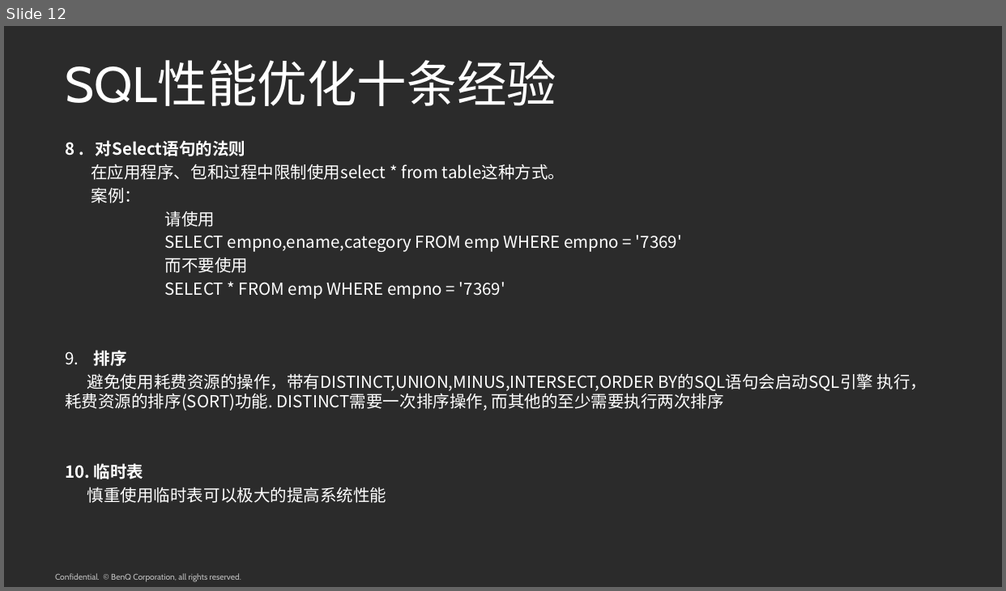
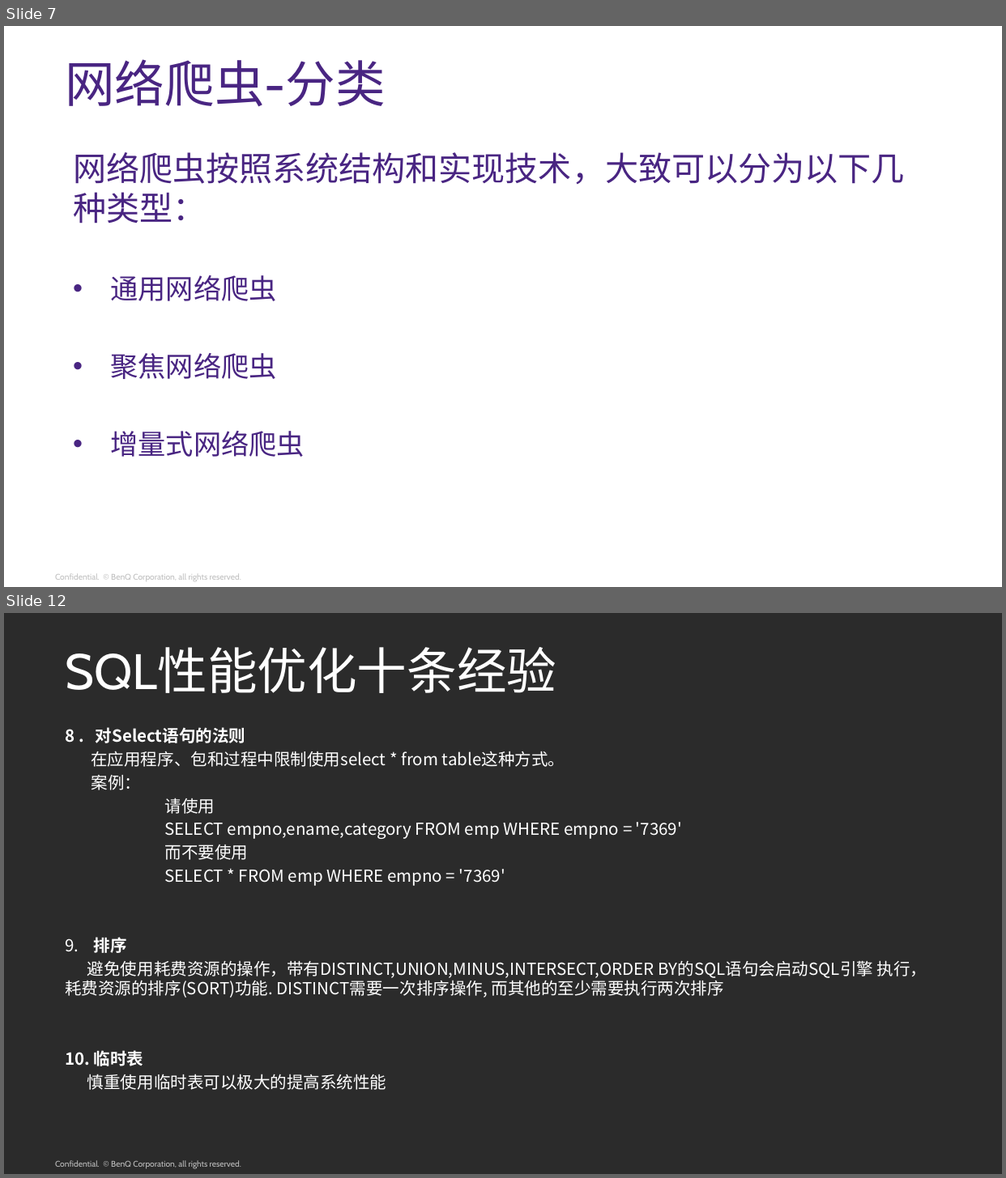
Before and after one commit to youngyeah/doubanCrawler, a slide deck: TehShare/网络爬虫.pptx. Shown one above the other, each under a label of ours: slide 12 before the commit, slides 7 and 12 after it; the slides between them are not shown. The pictures are 1006x591 and 1006x1178 pixels, drawn with LibreOffice and Linux fonts; fonts in the diff are those of the drawing; background and template pictures are left out; a plain dark background stands for a picture behind light text. Boxes give left, top, right and bottom in pixels: in the first picture for what was removed or moved away, otherwise in the second. Text is boxed around its words. In the diff, an @@ line names an element or a change of style, - is before the commit and + after.

```diff
--- a/TehShare/网络爬虫.pptx
+++ b/TehShare/网络爬虫.pptx
@@ slide 7 added at [4, 26, 1002, 587], background picture (left out); not listed: 1 template element that a slide beside it also shows @@
@@ text added at [65, 59, 386, 107], 36 pt, text #492582 @@
+网络爬虫-分类
@@ text added at [73, 152, 905, 457], 24 pt, text #492582 @@
+网络爬虫按照系统结构和实现技术，大致可以分为以下几种类型：
+• 通用网络爬虫
+• 聚焦网络爬虫
+• 增量式网络爬虫
```
Also in this commit, not shown: 6 slides changed, 4 other slides added, 5 slides removed.
